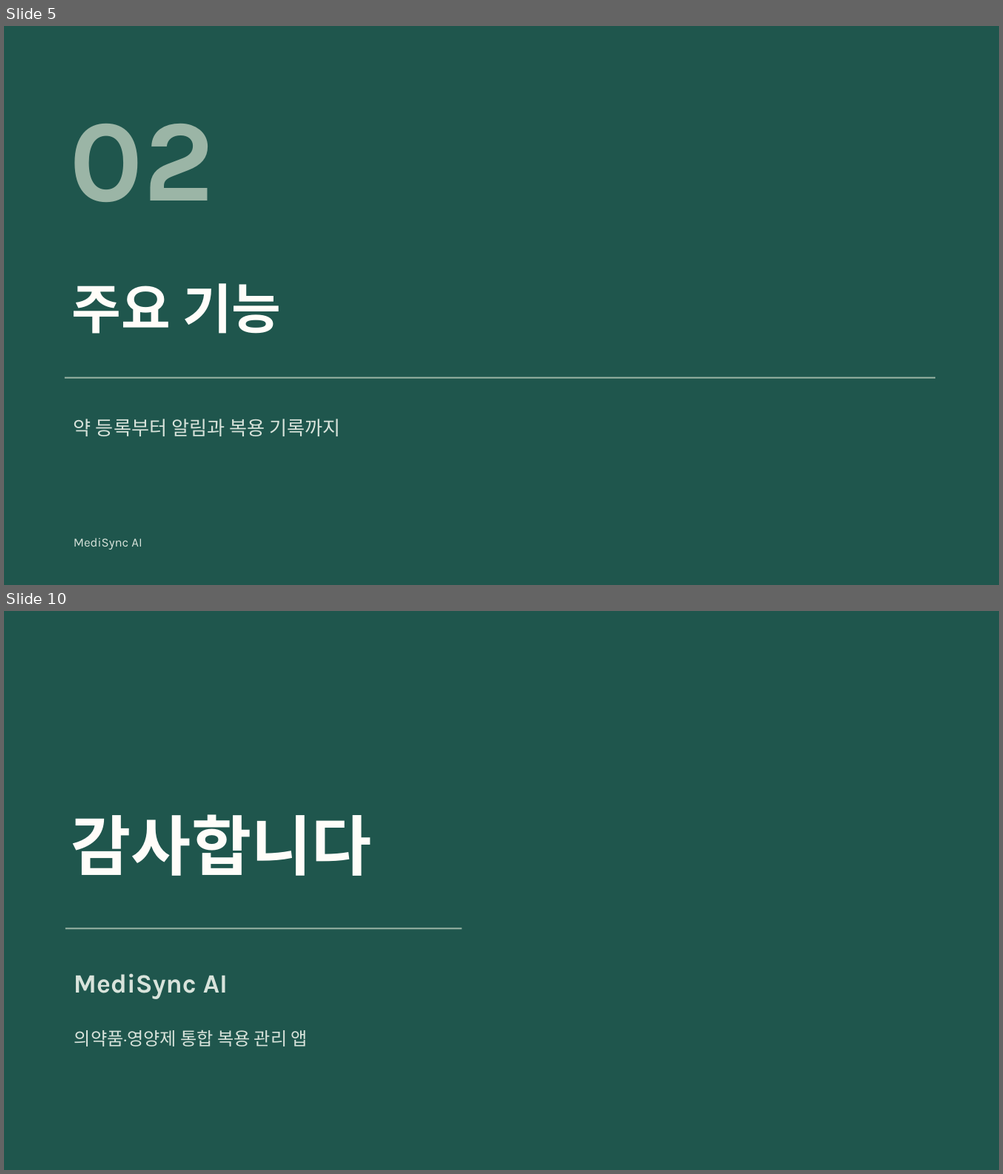
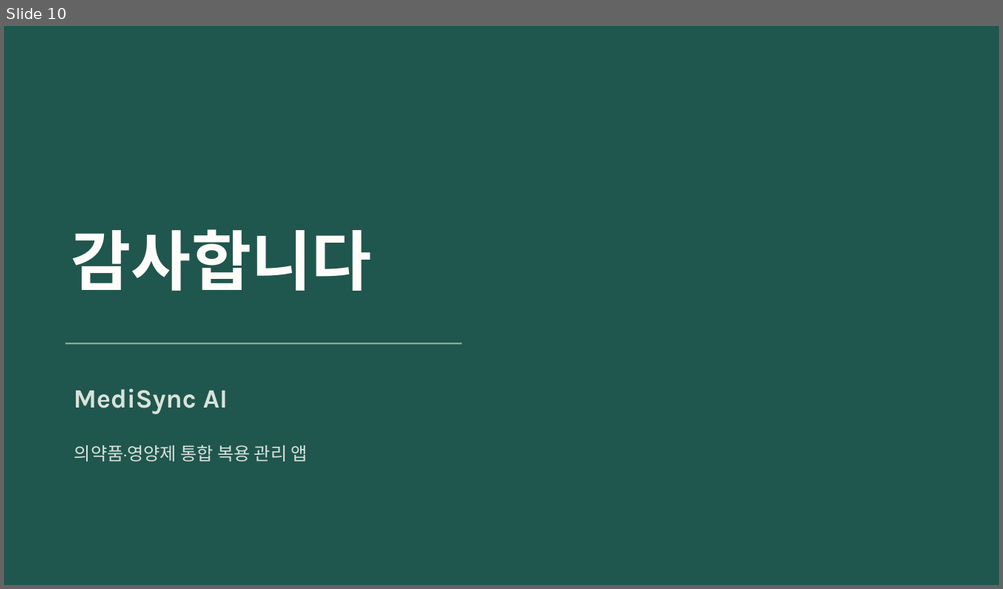
Before and after one commit to chanwoo03/TOC, a slide deck: docs/downloads/MediSync-AI.pptx. Shown one above the other, each under a label of ours: slides 5 and 10 before the commit, slide 10 after it; the slides between them are not shown. The pictures are 1003x1174 and 1003x589 pixels, drawn with LibreOffice and Linux fonts; fonts in the diff are those of the drawing. Boxes give left, top, right and bottom in pixels: in the first picture for what was removed or moved away, otherwise in the second. Text is boxed around its words. In the diff, an @@ line names an element or a change of style, - is before the commit and + after.

Commit message:
Update MediSync weekly presentation

```diff
--- a/docs/downloads/MediSync-AI.pptx
+++ b/docs/downloads/MediSync-AI.pptx
@@ slide 5 removed at (x1=4, y1=26, x2=999, y2=585), background #1F564D @@
@@ text removed at (x1=70, y1=124, x2=214, y2=202) @@
-02
@@ text removed at (x1=72, y1=284, x2=281, y2=334) @@
-주요 기능
@@ rectangle removed at (x1=65, y1=378, x2=935, y2=379) @@
@@ text removed at (x1=74, y1=419, x2=341, y2=437) @@
-약 등록부터 알림과 복용 기록까지
@@ text removed at (x1=74, y1=538, x2=142, y2=550) @@
-MediSync AI
```
Also in this commit, not shown: 2 slides changed, 7 slides added, 6 other slides removed, 26 other files.
